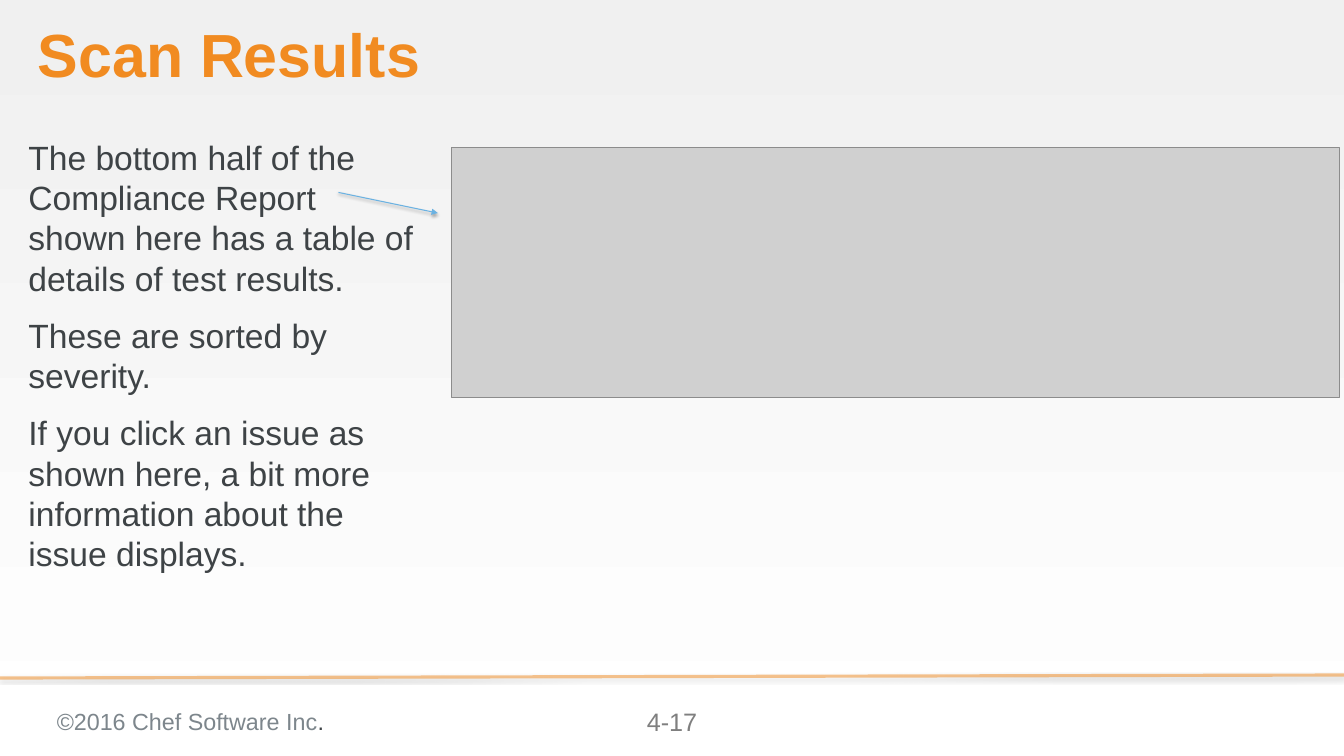
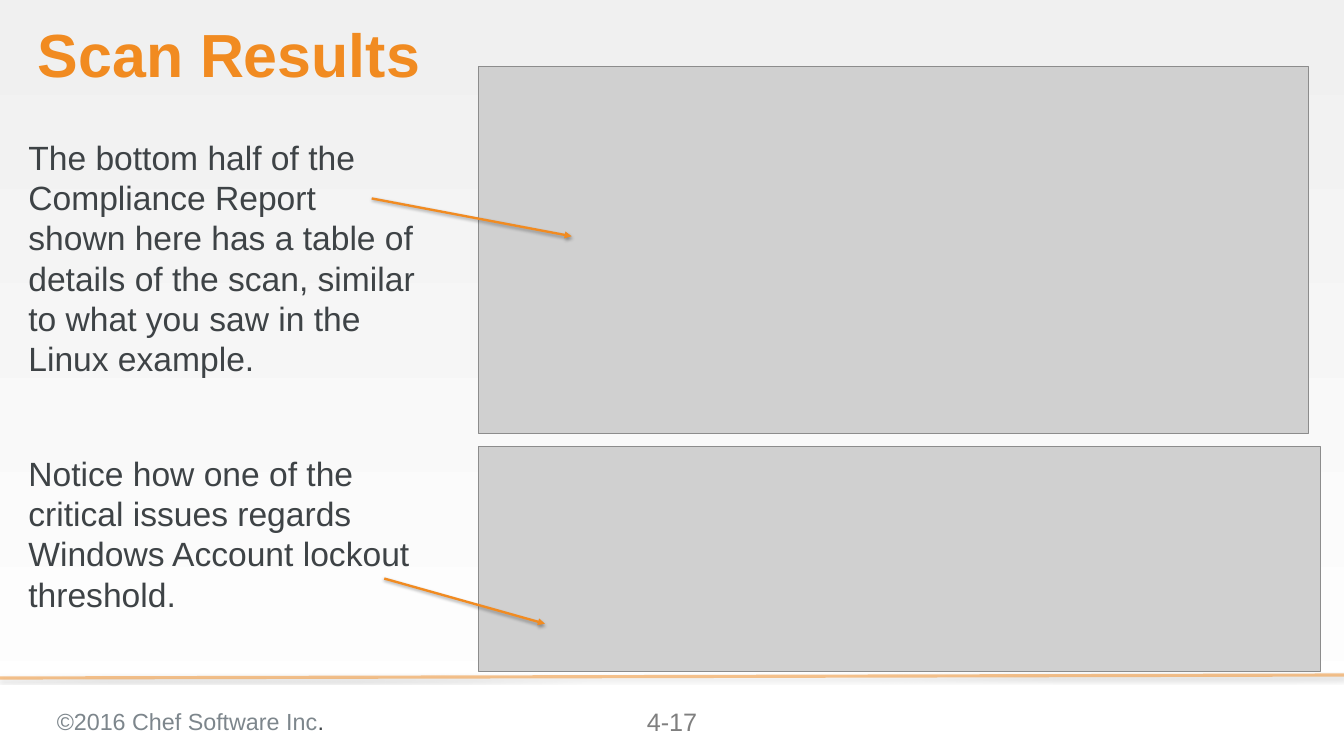
Before and after one commit to bchamby/chef-compliance-installation-configuration-operation, a slide deck: slide 17 of 04-initial-configuration-scans-win.pptx. Drawn at 1344x756 pixels with LibreOffice and Linux fonts; fonts in the diff are those of the drawing; grey boxes stand for pictures; background and template pictures are left out. Boxes give left, top, right and bottom in pixels: in the first picture for what was removed or moved away, otherwise in the second. Text is boxed around its words. In the diff, an @@ line names an element or a change of style, - is before the commit and + after.

Commit message:
04-initial-configuration-scans-win updated scan lab removed redundant and incomplete remediation lab

```diff
--- a/04-initial-configuration-scans-win.pptx
+++ b/04-initial-configuration-scans-win.pptx
@@ picture: place and size @@
-picture at (451,148,1339,398)
+picture at (478,67,1308,434)
@@ text at (28,145,415,608): text changed @@
-The bottom half of the Compliance Report shown here has a table of details of test results.
-These are sorted by severity.
-If you click an issue as shown here, a bit more information about the issue displays.
+The bottom half of the Compliance Report shown here has a table of details of the scan, similar to what you saw in the Linux example.
+Notice how one of the critical issues regards Windows Account lockout threshold.
@@ arrow removed from (339, 193) to (438, 213) @@
@@ arrow added from (372, 198) to (571, 236), #F18B21 2.25 pt @@
@@ picture added at (478,447,1320,671) @@
@@ arrow added from (384, 578) to (545, 624), #F18B21 2.25 pt @@
```
Also in this commit, not shown: 15 other slides changed, 1 slide added, 39 slides removed.
